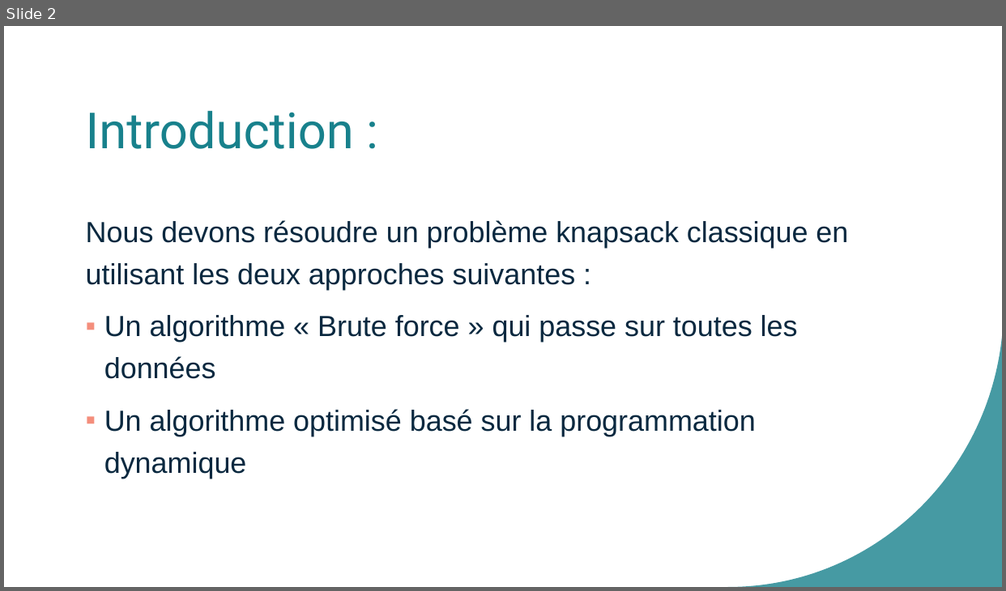
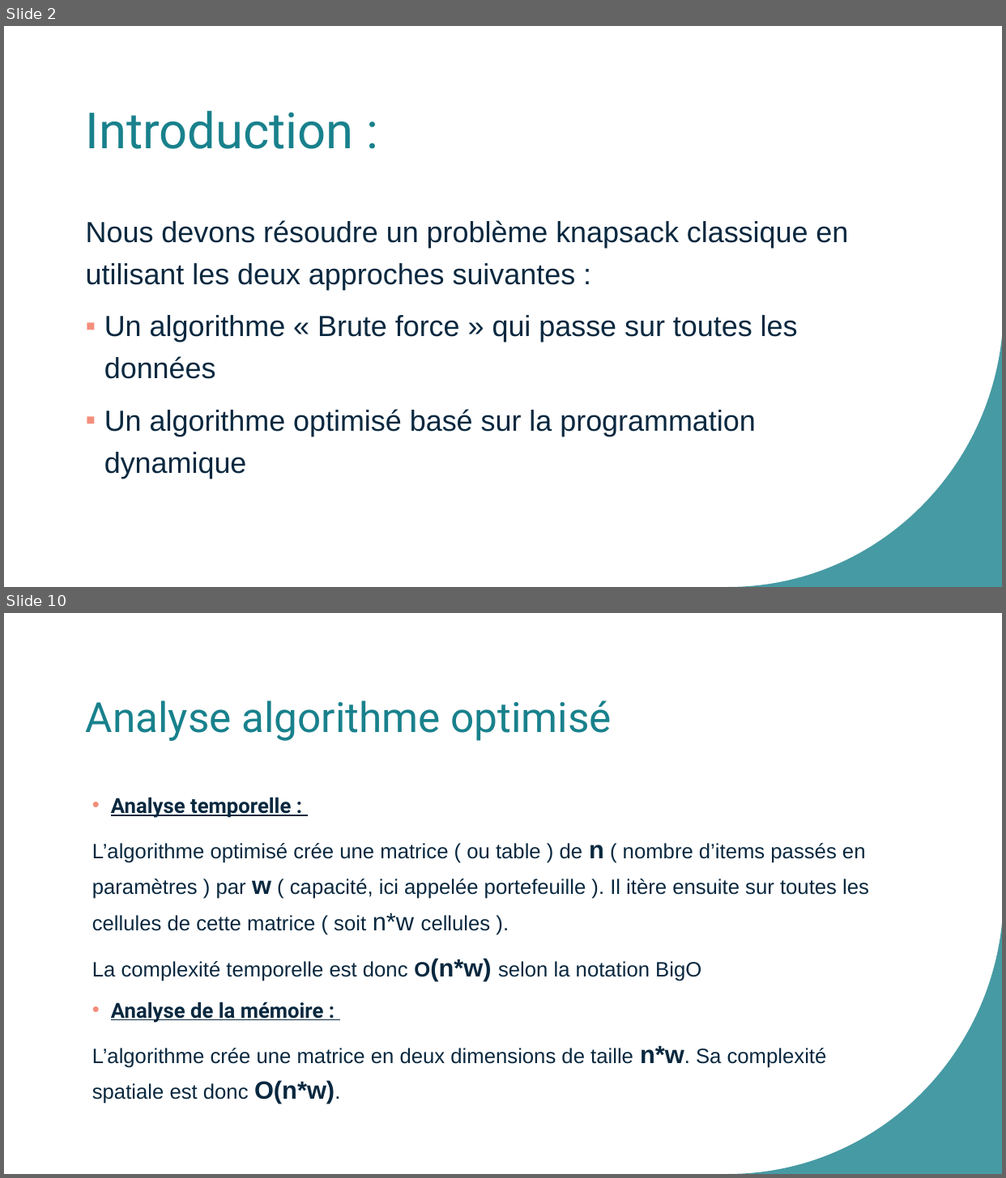
Before and after one commit to AlexandreDuthil/OC_P7, a slide deck: Présentation1.pptx. Shown one above the other, each under a label of ours: slide 2 before the commit, slides 2 and 10 after it; the slides between them are not shown. The pictures are 1006x591 and 1006x1178 pixels, drawn with LibreOffice and Linux fonts; fonts in the diff are those of the drawing. Boxes give left, top, right and bottom in pixels: in the first picture for what was removed or moved away, otherwise in the second. Text is boxed around its words. In the diff, an @@ line names an element or a change of style, - is before the commit and + after.

```diff
--- a/Présentation1.pptx
+++ b/Présentation1.pptx
@@ slide 10 added at (4, 613, 1002, 1174), background #FFFFFF; not listed: 1 template element that a slide beside it also shows @@
@@ title added at (86, 700, 612, 741), 40 pt, text #18818C @@
+Analyse algorithme optimisé
@@ text added at (92, 797, 869, 1104), 20 pt, text #09283F @@
+• Analyse temporelle :
+L’algorithme optimisé crée une matrice ( ou table ) de n ( nombre d’items passés en paramètres ) par w ( capacité, ici appelée portefeuille ). Il itère ensuite sur toutes les cellules de cette matrice ( soit n*w cellules ).
+La complexité temporelle est donc O(n*w) selon la notation BigO
+• Analyse de la mémoire :
+L’algorithme crée une matrice en deux dimensions de taille n*w. Sa complexité spatiale est donc O(n*w).
```
Also in this commit, not shown: 1 slide changed, 9 other slides added, 1 other file.
